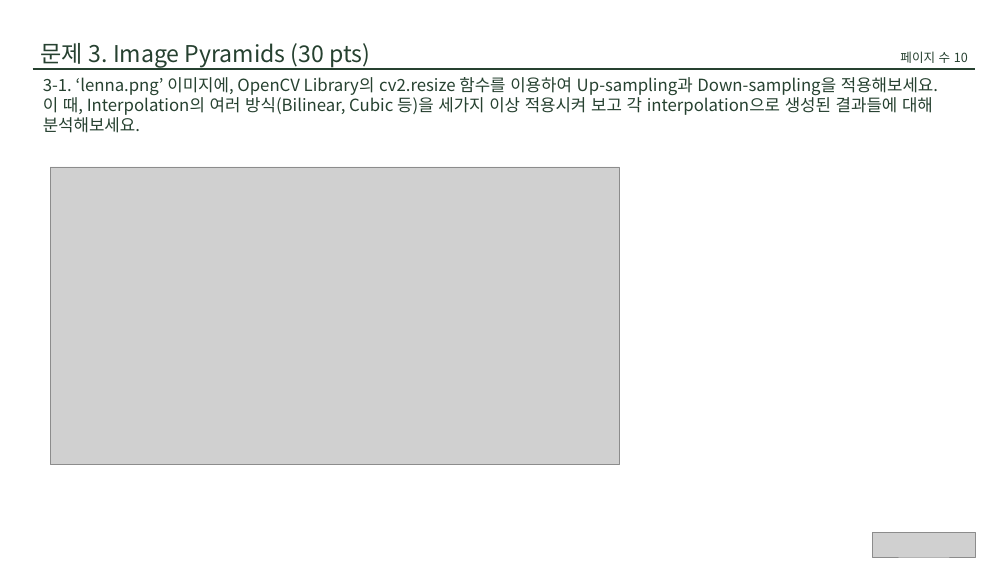
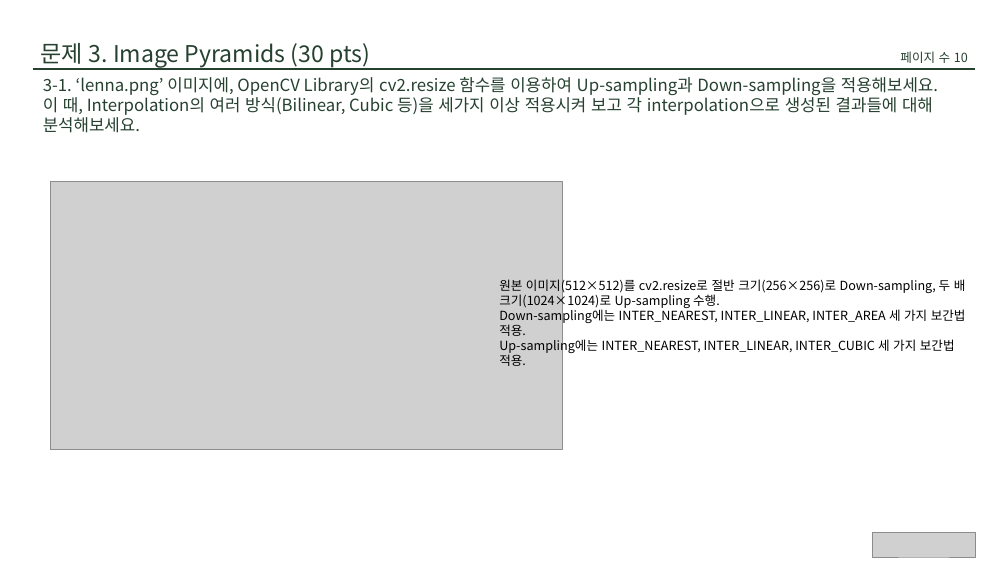
Before and after one commit to susie-Choi/awesome-humanoids, a slide deck: slide 10 of vision/hw1/HW1_2025712918_최수지.pptx. Drawn at 1008x567 pixels with LibreOffice and Linux fonts; fonts in the diff are those of the drawing; grey boxes stand for pictures. Boxes give left, top, right and bottom in pixels: in the first picture for what was removed or moved away, otherwise in the second. Text is boxed around its words. In the diff, an @@ line names an element or a change of style, - is before the commit and + after.

```diff
--- a/vision/hw1/HW1_2025712918_최수지.pptx
+++ b/vision/hw1/HW1_2025712918_최수지.pptx
@@ picture: place and size @@
-picture at [50, 167, 619, 465]
+picture at [50, 182, 563, 450]
@@ text added at [499, 277, 966, 354], 12 pt, text #000000 @@
+원본 이미지(512×512)를 cv2.resize로 절반 크기(256×256)로 Down-sampling, 두 배 크기(1024×1024)로 Up-sampling 수행.
+Down-sampling에는 INTER_NEAREST, INTER_LINEAR, INTER_AREA 세 가지 보간법 적용.
+Up-sampling에는 INTER_NEAREST, INTER_LINEAR, INTER_CUBIC 세 가지 보간법 적용.
```
Also in this commit, not shown: 5 other slides changed, 44 other files.
